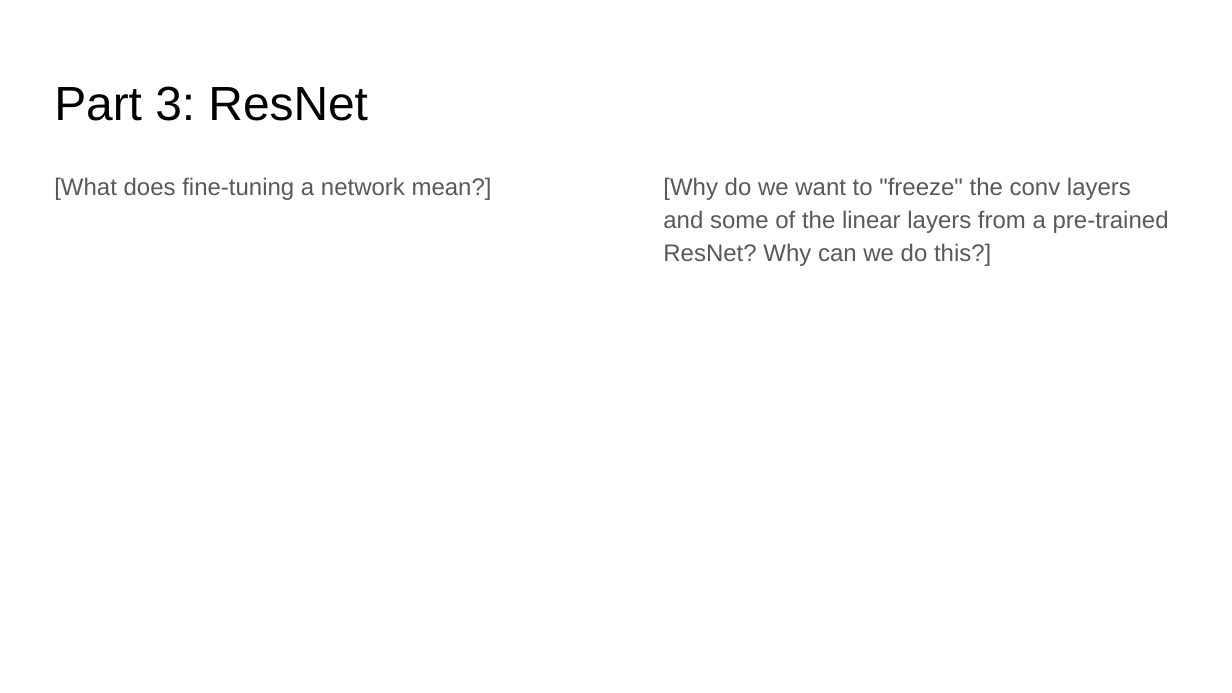
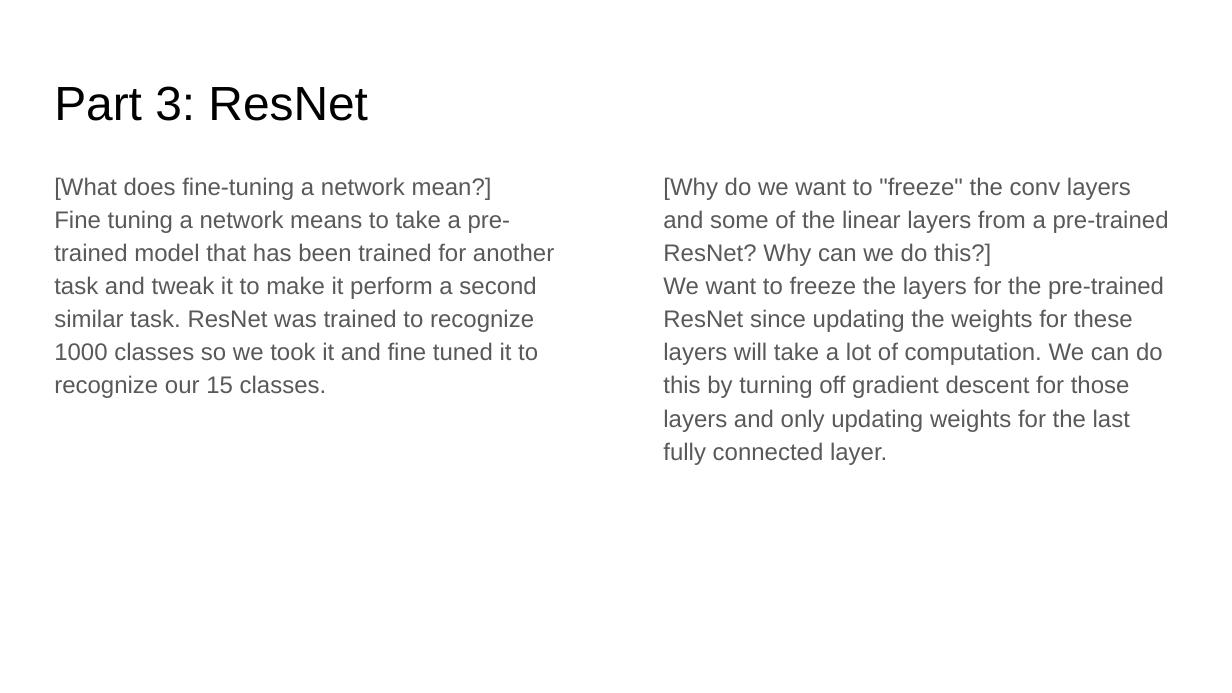
Before and after one commit to bojunyang24/CS6476, a slide deck: slide 10 of proj5/proj5_report.pptx. Drawn at 1232x693 pixels with LibreOffice and Linux fonts; fonts in the diff are those of the drawing. Boxes give left, top, right and bottom in pixels: in the first picture for what was removed or moved away, otherwise in the second. Text is boxed around its words. In the diff, an @@ line names an element or a change of style, - is before the commit and + after.

```diff
--- a/proj5/proj5_report.pptx
+++ b/proj5/proj5_report.pptx
@@ text at (54, 210, 554, 398): paragraph added @@
+Fine tuning a network means to take a pre-trained model that has been trained for another task and tweak it to make it perform a second similar task. ResNet was trained to recognize 1000 classes so we took it and fine tuned it to recognize our 15 classes.
@@ text at (663, 276, 1164, 465): paragraph added @@
+We want to freeze the layers for the pre-trained ResNet since updating the weights for these layers will take a lot of computation. We can do this by turning off gradient descent for those layers and only updating weights for the last fully connected layer.
```
Also in this commit, not shown: 7 other slides changed, 13 other files.
